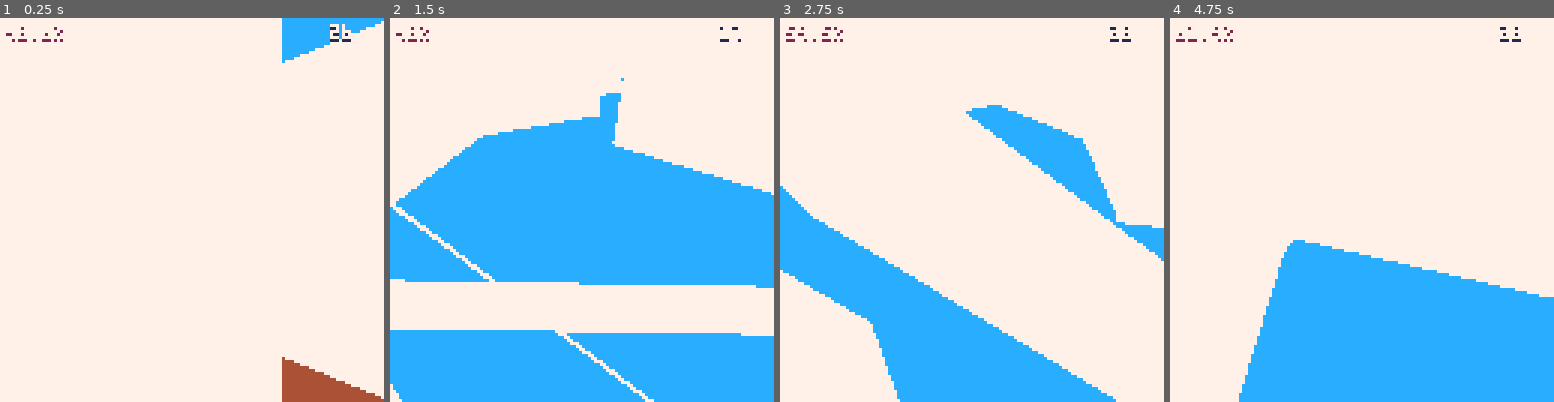
Above: before the commit, frames 1-4 (left to right).
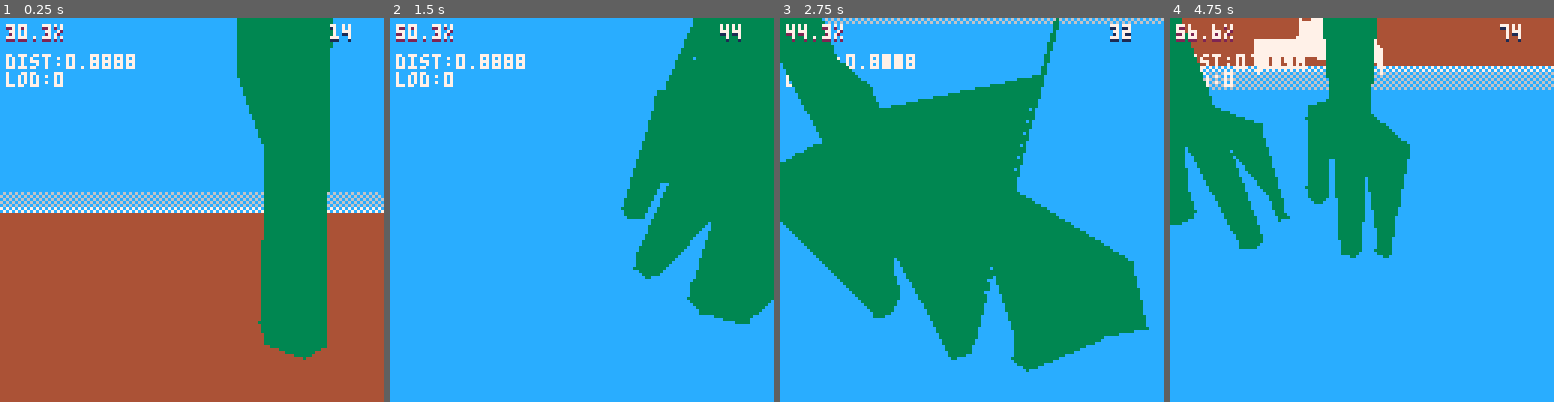
Above: after the commit, the same moments.

Repository: freds72/hl3
Game: PICO-8 cartridge carts/hl3.p8
Same seed, same stepped clock (60 frames per second), same inputs: the game is played once before the commit and once after it.
Inputs (mouse positions are in pixels of both pictures, inside the frame that each line leads up to):
- Up to frame 1 (0.25 s): no input
- Up to frame 2 (1.5 s): click (670, 121) at 0.67 s; click (436, 267) at 1.22 s
- Up to frame 3 (2.75 s): hold Right 1.6-2.1 s; click (887, 114) at 1.77 s; hold Up 2.15-2.42 s; click (952, 259) at 2.32 s; hold Right from 2.47 s (still down)
- Up to frame 4 (4.75 s): click (1404, 106) at 2.87 s; release Right at 3.03 s; hold Left 3.08-3.58 s; click (1465, 256) at 3.42 s; hold Down 3.63-3.97 s; click (1231, 102) at 3.97 s; hold Right 4.02-4.68 s; click (1292, 248) at 4.52 s; hold Up from 4.73 s (still down)

The runs differ from the first frame. In frame 1, 96% of the frame differs, in the area x 0-100%, y 0-100%; in frame 2, 57%; in frame 3, 85%; in frame 4, 70%.

Commit message:
3d model wip

Diff:
--- a/carts/hl3.p8
+++ b/carts/hl3.p8
@@ -119,9 +119,16 @@
 
  -- reset actors & engine
  actors={}
+ --[[
  for i=1,40 do
 	 add(actors,make_actor("cube",{rnd(10)-5,0,rnd(10)-5},rnd(360)))
 	end
+	]]
+ --add(actors,make_actor("cube",{rnd(10)-5,0,rnd(10)-5},rnd(360)))
+ for i=1,3 do
+ 	add(actors,make_actor("cactus",{rnd(10)-5,-1,rnd(10)-5},rnd(360)))
+	end
+	add(actors,make_actor("bone",{rnd(10)-5,-1,rnd(10)-5},rnd(360)))
 end
 
 -- execute the given draw commands from a table
@@ -303,7 +310,7 @@
  -- select lod
  local safe_pos=v_clone(cam_pos)
  -- todo: using nm?
- v_scale(safe_pos,1/64)
+ v_scale(safe_pos,1/8)
  local d=v_dot(safe_pos,safe_pos)
 
  -- lod selection
@@ -316,6 +323,8 @@
  -- not visible?
  if(lodid>=#model.lods) return
  model=model.lods[lodid+1]
+
+ print("dist:"..d.."\nlod:"..lodid,2,12,7)
 
  -- reset collision groups
  local groups={}
Not shown, changed: 49 lines of the sprite sheet (__gfx__) section of carts/hl3.p8
Not shown, added: models/bones.blend
Not shown, changed: models/cactus.blend
Not shown, changed: models/run_export.py
